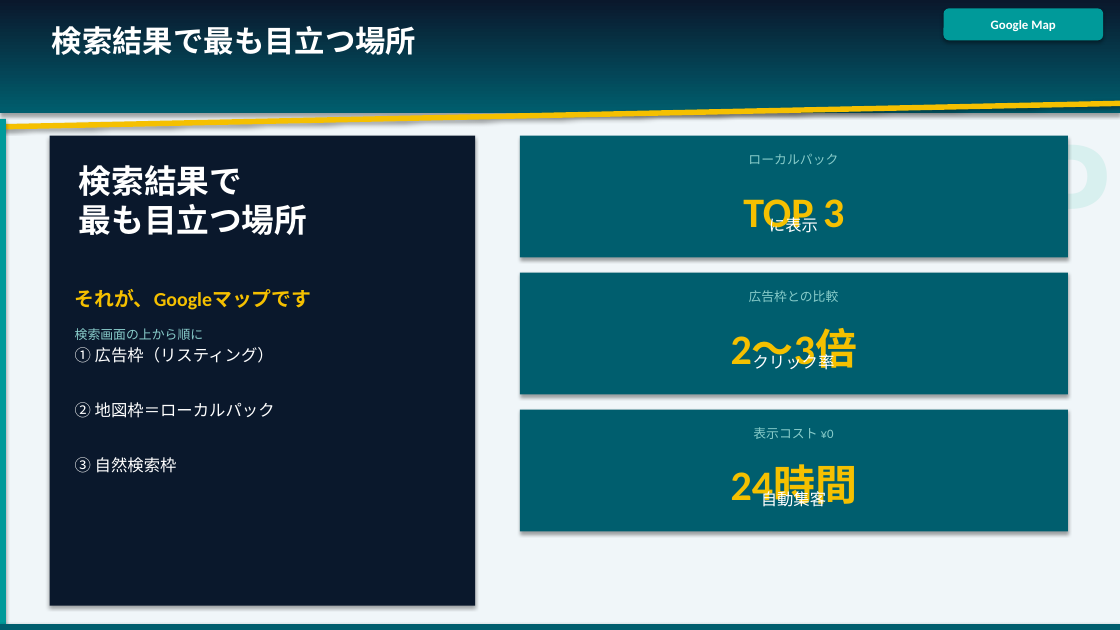
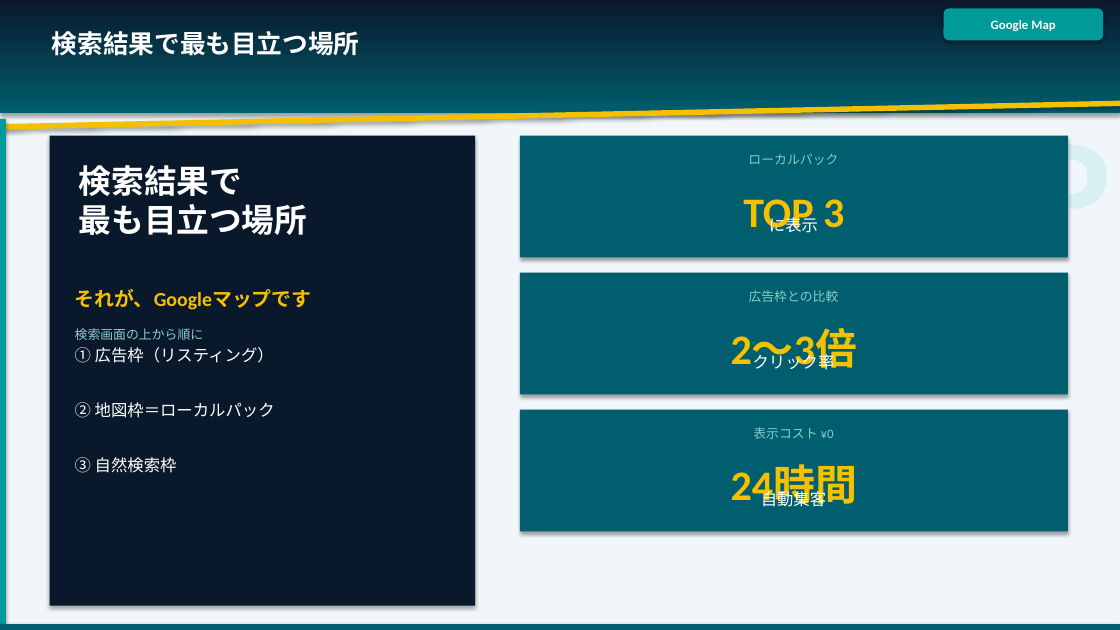
Before and after one commit to shiraishi0101work/unpaid-check, a slide deck: slide 4 of 08【MEO対策エンド資料デザイン化】/MEO対策エンド資料_v5.pptx. Drawn at 1120x630 pixels with LibreOffice and Linux fonts; fonts in the diff are those of the drawing. Boxes give left, top, right and bottom in pixels: in the first picture for what was removed or moved away, otherwise in the second. Text is boxed around its words. In the diff, an @@ line names an element or a change of style, - is before the commit and + after.

```diff
--- a/08【MEO対策エンド資料デザイン化】/MEO対策エンド資料_v5.pptx
+++ b/08【MEO対策エンド資料デザイン化】/MEO対策エンド資料_v5.pptx
@@ text "検索結果で最も目立つ場所" at <box>52,31,360,56</box>: size 26 to 22 pt @@
```
Also in this commit, not shown: 18 other slides changed, 19 other files.
